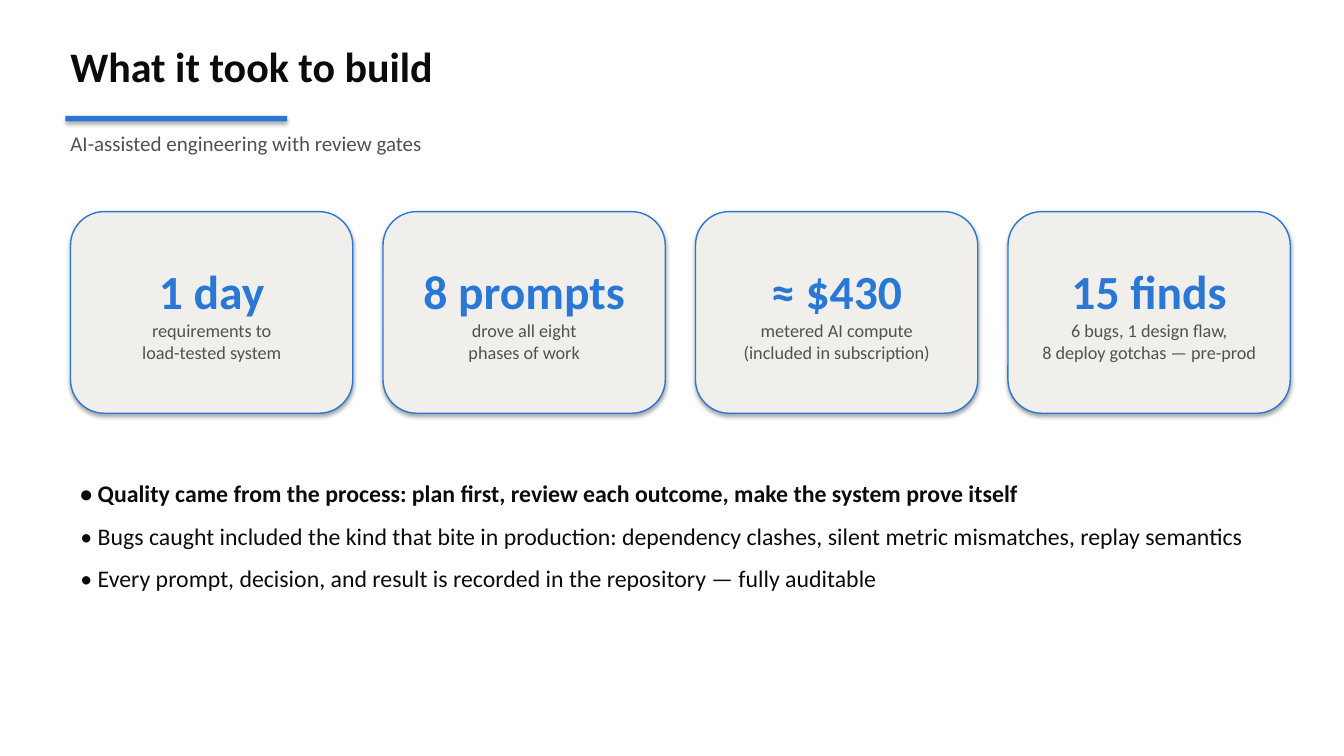
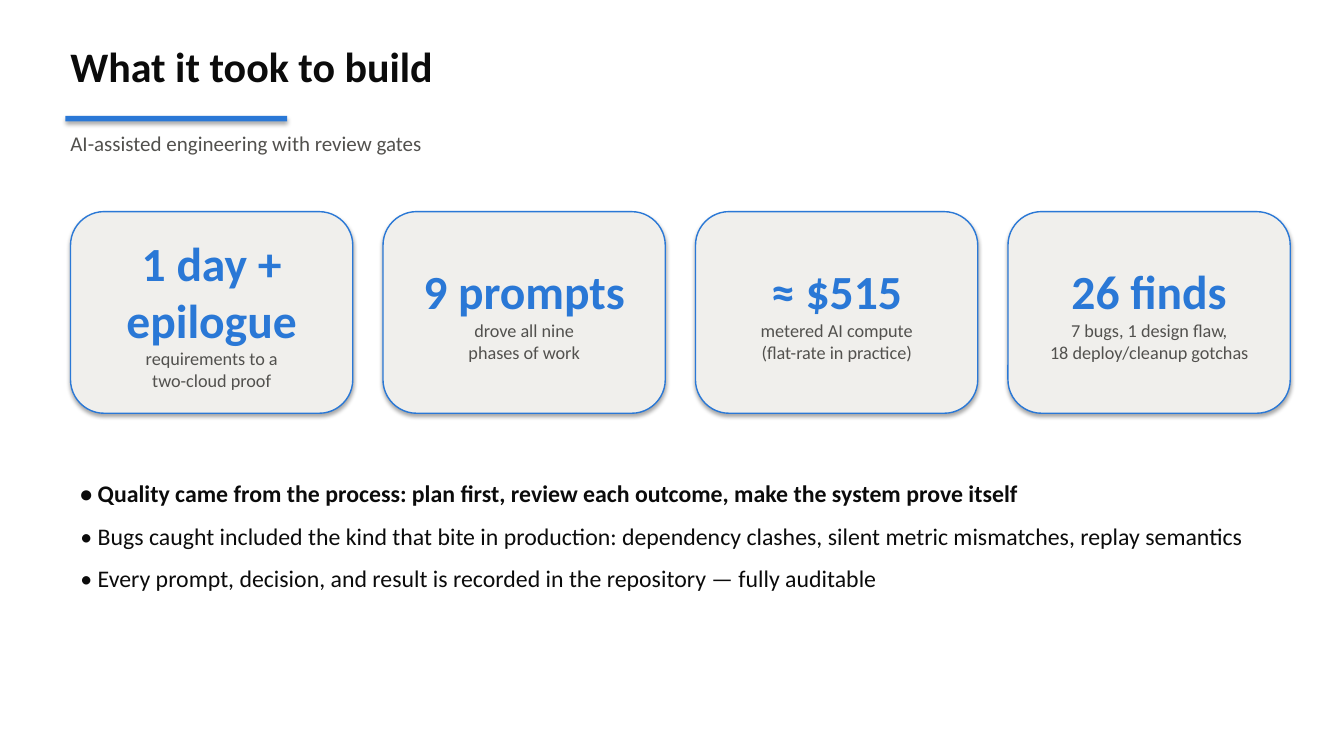
Before and after one commit to jimzucker/flink-fable5, a slide deck: slide 11 of docs/flink-demo-exec-briefing.pptx (slide 10 before the commit). Drawn at 1344x756 pixels with LibreOffice and Linux fonts; fonts in the diff are those of the drawing. Boxes give left, top, right and bottom in pixels: in the first picture for what was removed or moved away, otherwise in the second. Text is boxed around its words. In the diff, an @@ line names an element or a change of style, - is before the commit and + after.

```diff
--- a/docs/flink-demo-exec-briefing.pptx
+++ b/docs/flink-demo-exec-briefing.pptx
@@ text in rounded rectangle at [126,247,296,390]: text changed @@
-1 day
-requirements to
-load-tested system
+1 day + epilogue
+requirements to a
+two-cloud proof
@@ text in rounded rectangle at [423,278,625,337]: text changed @@
-8 prompts
-drove all eight
+9 prompts
+drove all nine
@@ text in rounded rectangle at [806,278,902,314]: text changed @@
-≈ $430
+≈ $515
@@ text in rounded rectangle at [1050,275,1248,362]: text changed @@
-15 finds
-6 bugs, 1 design flaw,
-8 deploy gotchas — pre-prod
+26 finds
+7 bugs, 1 design flaw,
+18 deploy/cleanup gotchas
@@ text in rounded rectangle at [762,346,912,362]: text changed @@
-(included in subscription)
+(flat-rate in practice)
```
Also in this commit, not shown: 1 other slide changed, 1 slide added, 1 other file.
